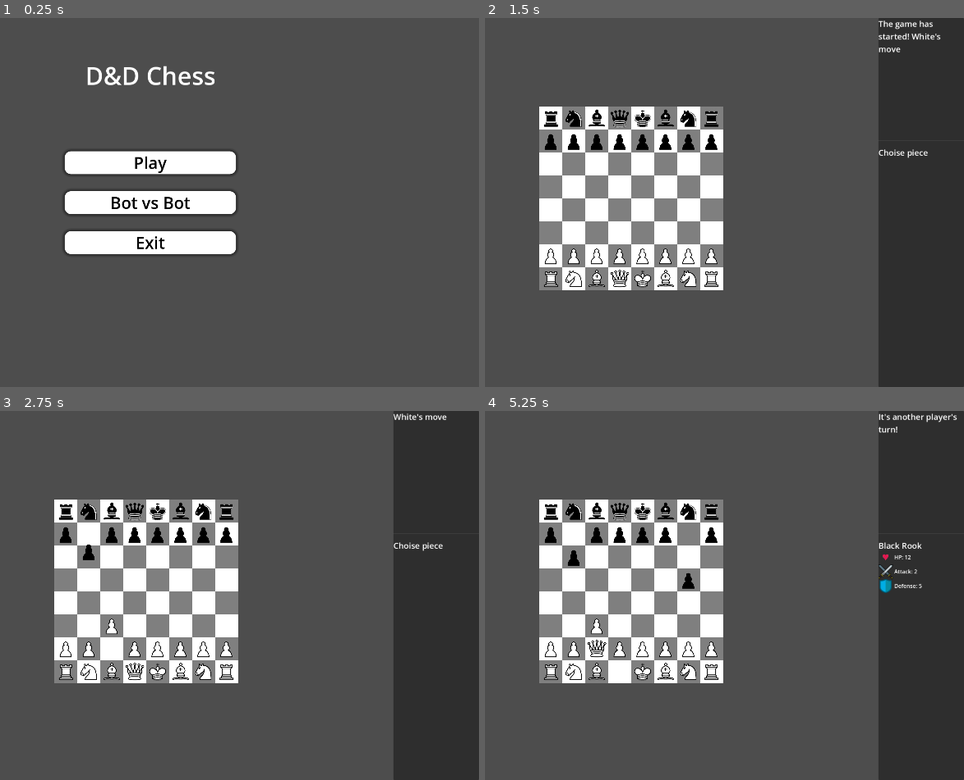
Above: before the commit, frames 1-4 (two rows, left to right).
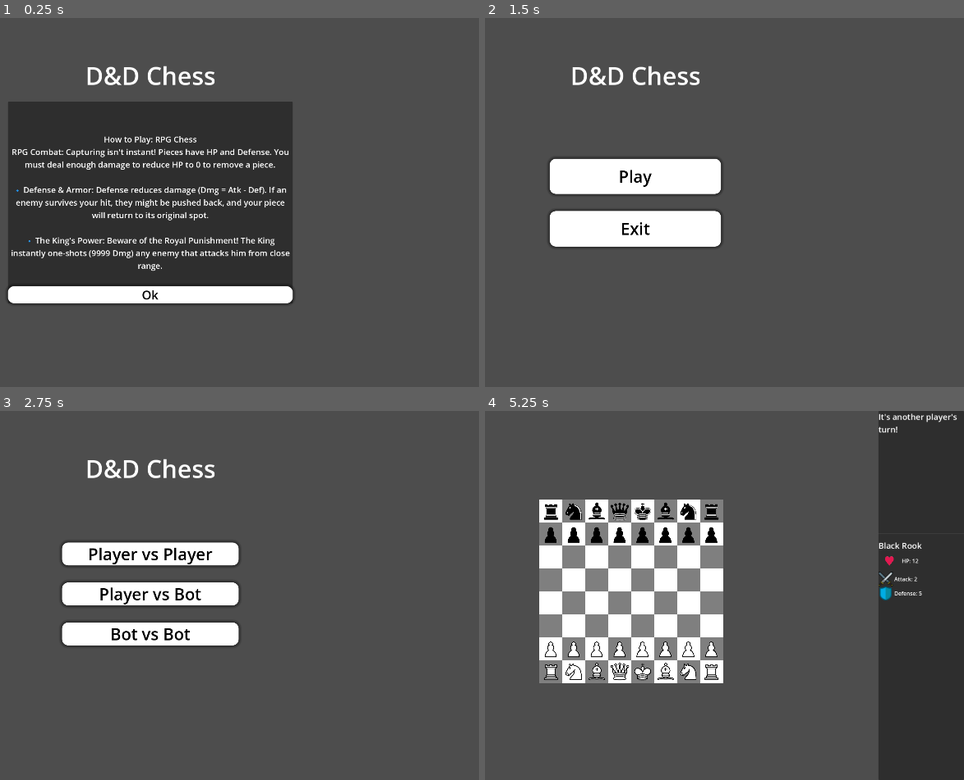
Above: after the commit, the same moments.

Repository: MrAlexander7/chess-with-hp
Game: Godot game, scene res://scene/main_menu.tscn
Same seed, same stepped clock (60 frames per second), same inputs: the game is played once before the commit and once after it.
Inputs (mouse positions are in pixels of both pictures, inside the frame that each line leads up to):
- Up to frame 1 (0.25 s): no input
- Up to frame 2 (1.5 s): click (633, 202) at 0.5 s, where only the run before the commit has a clickable "Bot vs Bot"; click (633, 294) at 1.25 s, where only the run after the commit has a clickable "Ok"
- Up to frame 3 (2.75 s): click (148, 569) at 2 s, where only the run after the commit has a clickable "Play"
- Up to frame 4 (5.25 s): click (633, 554) at 2.75 s, where only the run after the commit has a clickable "Player vs Player"; tap Enter at 3.5, 5 s; move the mouse to (781, 577) at 3.52 s; click (781, 577) at 3.67 s; tap Space at 4.25 s; move the mouse to (504, 613) at 4.27 s; click (504, 613) at 4.42 s; move the mouse to (700, 514) at 5.02 s; click (700, 514) at 5.17 s

The runs differ from the first frame. In frame 1, 30% of the frame differs, in the area x 1-62%, y 22-78%; in frame 2, 34%; in frame 3, 34%, in the area x 11-100%, y 0-100%; in frame 4, 0.9%.

Commit message:
Add some VFX

Diff:
--- a/scene/main_menu.tscn
+++ b/scene/main_menu.tscn
@@ -31,6 +31,9 @@
 shadow_color = Color(0, 0, 0, 0.466667)
 shadow_size = 10
 
+[sub_resource type="LabelSettings" id="LabelSettings_pg8ov"]
+font_size = 24
+
 [node name="MainMenu" type="Control"]
 layout_mode = 3
 anchors_preset = 15
@@ -72,6 +75,7 @@
 text = "Play"
 
 [node name="Main_Menu_BotvsBot" type="Button" parent="Button_Manager"]
+visible = false
 layout_mode = 2
 size_flags_horizontal = 5
 size_flags_vertical = 7
@@ -116,6 +120,106 @@
 theme_override_font_sizes/font_size = 72
 text = "D&D Chess"
 
+[node name="InfoPanel" type="PanelContainer" parent="."]
+visible = false
+layout_mode = 1
+anchors_preset = 8
+anchor_left = 0.5
+anchor_top = 0.5
+anchor_right = 0.5
+anchor_bottom = 0.5
+offset_left = -416.0
+offset_top = -295.0
+offset_right = 416.0
+offset_bottom = 295.0
+grow_horizontal = 2
+grow_vertical = 2
+
+[node name="Label" type="Label" parent="InfoPanel"]
+layout_mode = 2
+text = "How to Play: RPG Chess
+RPG Combat: Capturing isn't instant! Pieces have HP and Defense. You must deal enough damage to reduce HP to 0 to remove a piece.
+
+🔹 Defense & Armor: Defense reduces damage (Dmg = Atk - Def). If an enemy survives your hit, they might be pushed back, and your piece will return to its original spot.
+
+🔹 The King's Power: Beware of the Royal Punishment! The King instantly one-shots (9999 Dmg) any enemy that attacks him from close range."
+label_settings = SubResource("LabelSettings_pg8ov")
+horizontal_alignment = 1
+vertical_alignment = 1
+autowrap_mode = 3
+
+[node name="Ok" type="Button" parent="InfoPanel"]
+layout_mode = 2
+size_flags_vertical = 8
+theme_override_colors/font_hover_pressed_color = Color(0, 0, 0, 1)
+theme_override_colors/font_hover_color = Color(0, 0, 0, 1)
+theme_override_colors/font_pressed_color = Color(0, 0, 0, 1)
+theme_override_colors/font_focus_color = Color(0, 0, 0, 1)
+theme_override_colors/font_color = Color(0, 0, 0, 1)
+theme_override_font_sizes/font_size = 36
+theme_override_styles/hover = SubResource("StyleBoxFlat_b2r71")
+theme_override_styles/pressed = SubResource("StyleBoxFlat_rqiun")
+theme_override_styles/normal = SubResource("StyleBoxFlat_8366x")
+text = "Ok"
+
+[node name="ChoosePlayMode" type="VBoxContainer" parent="."]
+visible = false
+layout_mode = 1
+anchors_preset = 8
+anchor_left = 0.5
+anchor_top = 0.5
+anchor_right = 0.5
+anchor_bottom = 0.5
+offset_left = -258.0
+offset_top = -155.5
+offset_right = 258.0
+offset_bottom = 155.5
+grow_horizontal = 2
+grow_vertical = 2
+theme_override_constants/separation = 50
+
+[node name="PlayervsPlayer" type="Button" parent="ChoosePlayMode"]
+layout_mode = 2
+theme_override_colors/font_hover_pressed_color = Color(0, 0, 0, 1)
+theme_override_colors/font_hover_color = Color(0, 0, 0, 1)
+theme_override_colors/font_pressed_color = Color(0, 0, 0, 1)
+theme_override_colors/font_focus_color = Color(0, 0, 0, 1)
+theme_override_colors/font_color = Color(0, 0, 0, 1)
+theme_override_font_sizes/font_size = 48
+theme_override_styles/hover = SubResource("StyleBoxFlat_b2r71")
+theme_override_styles/pressed = SubResource("StyleBoxFlat_rqiun")
+theme_override_styles/normal = SubResource("StyleBoxFlat_8366x")
+text = "Player vs Player"
+
+[node name="PlayervsBot" type="Button" parent="ChoosePlayMode"]
+layout_mode = 2
+theme_override_colors/font_hover_pressed_color = Color(0, 0, 0, 1)
+theme_override_colors/font_hover_color = Color(0, 0, 0, 1)
+theme_override_colors/font_focus_color = Color(0, 0, 0, 1)
+theme_override_colors/font_color = Color(0, 0, 0, 1)
+theme_override_font_sizes/font_size = 48
+theme_override_styles/hover = SubResource("StyleBoxFlat_b2r71")
+theme_override_styles/pressed = SubResource("StyleBoxFlat_rqiun")
+theme_override_styles/normal = SubResource("StyleBoxFlat_8366x")
+text = "Player vs Bot"
+
+[node name="BotvsBot" type="Button" parent="ChoosePlayMode"]
+layout_mode = 2
+theme_override_colors/font_hover_pressed_color = Color(0, 0, 0, 1)
+theme_override_colors/font_hover_color = Color(0, 0, 0, 1)
+theme_override_colors/font_pressed_color = Color(0, 0, 0, 1)
+theme_override_colors/font_focus_color = Color(0, 0, 0, 1)
+theme_override_colors/font_color = Color(0, 0, 0, 1)
+theme_override_font_sizes/font_size = 48
+theme_override_styles/hover = SubResource("StyleBoxFlat_b2r71")
+theme_override_styles/pressed = SubResource("StyleBoxFlat_rqiun")
+theme_override_styles/normal = SubResource("StyleBoxFlat_8366x")
+text = "Bot vs Bot"
+
 [connection signal="pressed" from="Button_Manager/Main_Menu_Play" to="." method="_on_main_menu_play_pressed"]
 [connection signal="pressed" from="Button_Manager/Main_Menu_BotvsBot" to="." method="_on_main_menu_botvs_bot_pressed"]
 [connection signal="pressed" from="Button_Manager/Main_Menu_Exit" to="." method="_on_main_menu_exit_pressed"]
+[connection signal="pressed" from="InfoPanel/Ok" to="." method="_on_ok_pressed"]
+[connection signal="pressed" from="ChoosePlayMode/PlayervsPlayer" to="." method="_on_playervs_player_pressed"]
+[connection signal="pressed" from="ChoosePlayMode/PlayervsBot" to="." method="_on_playervs_bot_pressed"]
+[connection signal="pressed" from="ChoosePlayMode/BotvsBot" to="." method="_on_botvs_bot_pressed"]
--- a/scripts/GameSettings.gd
+++ b/scripts/GameSettings.gd
@@ -2,3 +2,4 @@
 
 var white_is_bot: bool = false
 var black_is_bot: bool = false
+var is_first_play = true
--- a/scripts/main.gd
+++ b/scripts/main.gd
@@ -88,7 +88,7 @@
 	var p_name = type_names.get(piece.type, "Unknown")
 	unit_name_label.text = "%s %s" % [color_name, p_name]
 
-	var stats_text = "[img=42x42]res://img/icon_hp.png[/img] HP: %d\n" % piece.current_hp
+	var stats_text = "[img=64x64]res://img/icon_hp.png[/img] HP: %d\n" % piece.current_hp
 	stats_text += "[img=42x42]res://img/icon_attack.png[/img] Attack: %d\n" % piece.attack
 	stats_text += "[img=42x42]res://img/icon_defense.png[/img] Defense: %d\n" % piece.defense
 
--- a/scripts/main_menu.gd
+++ b/scripts/main_menu.gd
@@ -1,11 +1,25 @@
 extends Control
 
+@onready var info_panel = $InfoPanel
+@onready var button_manager = $Button_Manager
+@onready var choose_play_mode = $ChoosePlayMode
+func _ready() -> void:
+	if GameSettings.is_first_play:
+		info_panel.visible = true
+		button_manager.visible = false
+	else:
+		info_panel.visible = false
+		button_manager.visible = true
+
 func _on_main_menu_play_pressed() -> void:
-	# Налаштовуємо режим:
-	GameSettings.white_is_bot = false
-	GameSettings.black_is_bot = true
+	## Налаштовуємо режим:
+	#GameSettings.white_is_bot = false
+	#GameSettings.black_is_bot = true
 
-	get_tree().change_scene_to_file("res://scene/main.tscn")
+	button_manager.visible = false
+	choose_play_mode.visible = true
+
+	#get_tree().change_scene_to_file("res://scene/main.tscn")
 
 
 func _on_main_menu_exit_pressed() -> void:
@@ -19,3 +33,34 @@
 	GameSettings.black_is_bot = true
 
 	get_tree().change_scene_to_file("res://scene/main.tscn")
+
+
+func _on_ok_pressed() -> void:
+	info_panel.visible = false
+	button_manager.visible = true
+	GameSettings.is_first_play = false
+	pass # Replace with function body.
+
+
+func _on_playervs_player_pressed() -> void:
+	GameSettings.white_is_bot = false
+	GameSettings.black_is_bot = false
+
+	get_tree().change_scene_to_file("res://scene/main.tscn")
+	pass # Replace with function body.
+
+
+func _on_playervs_bot_pressed() -> void:
+	GameSettings.white_is_bot = false
+	GameSettings.black_is_bot = true
+
+	get_tree().change_scene_to_file("res://scene/main.tscn")
+	pass # Replace with function body.
+
+
+func _on_botvs_bot_pressed() -> void:
+	GameSettings.white_is_bot = true
+	GameSettings.black_is_bot = true
+
+	get_tree().change_scene_to_file("res://scene/main.tscn")
+	pass # Replace with function body.
Not shown: 1 places in scene/main_menu.tscn that only renumber resources
